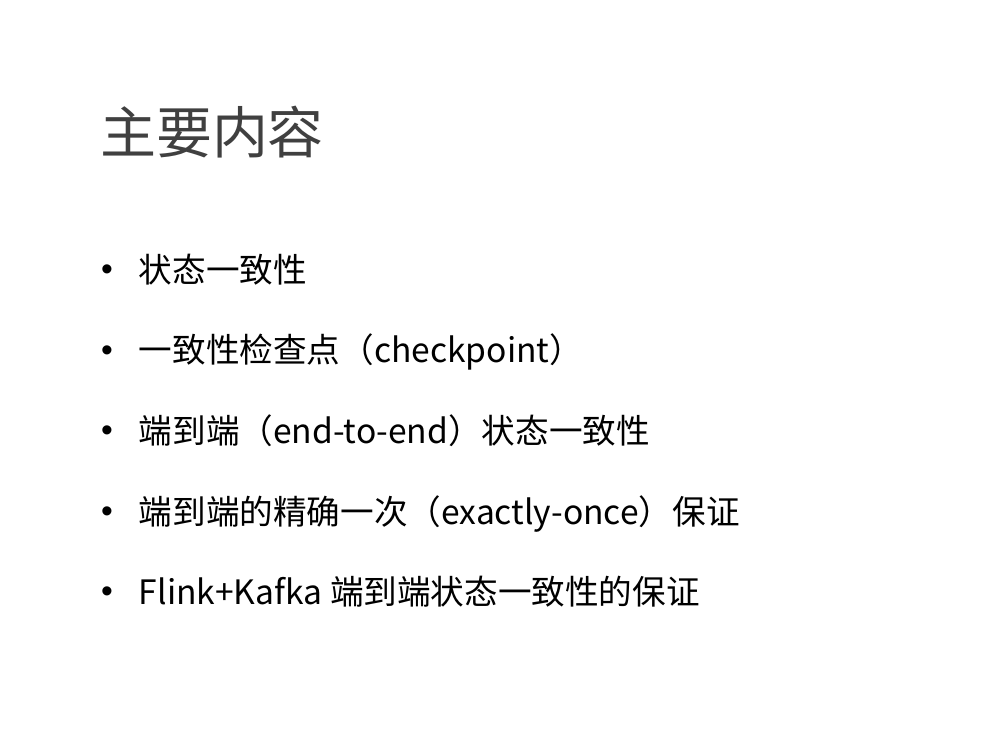
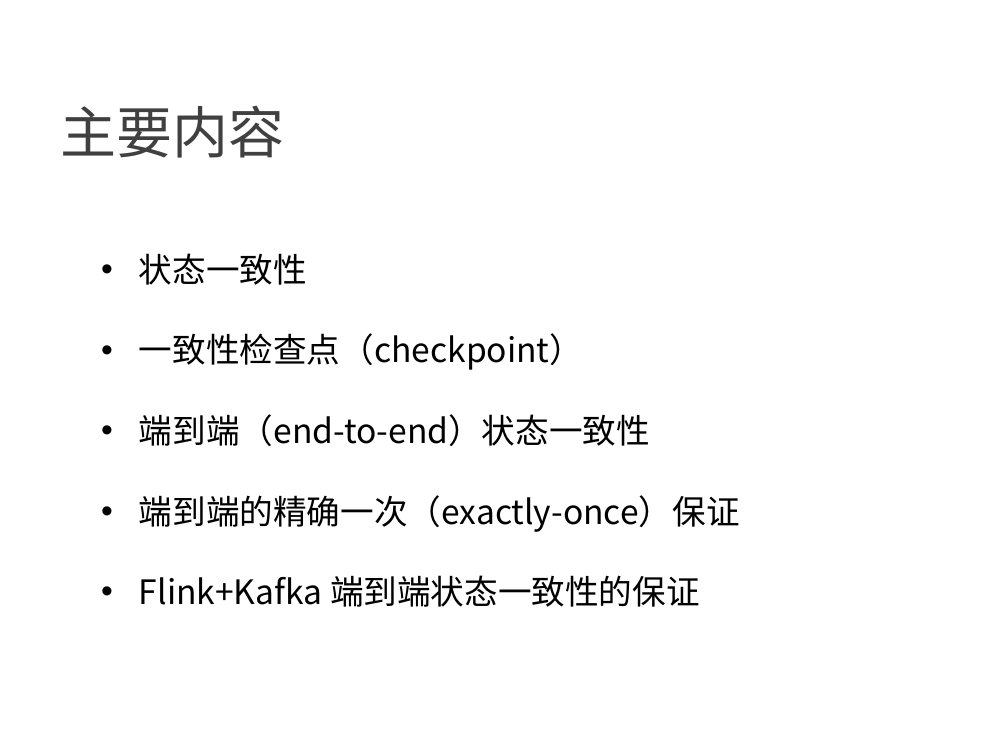
Before and after one commit to confucianzuoyuan/flink-tutorial, a slide deck: slide 2 of slides/7_Flink的状态一致性.pptx. Drawn at 1008x756 pixels with LibreOffice and Linux fonts; fonts in the diff are those of the drawing; background and template pictures are left out. Boxes give left, top, right and bottom in pixels: in the first picture for what was removed or moved away, otherwise in the second. Text is boxed around its words. In the diff, an @@ line names an element or a change of style, - is before the commit and + after.

```diff
--- a/slides/7_Flink的状态一致性.pptx
+++ b/slides/7_Flink的状态一致性.pptx
@@ text "主要内容" at box(60, 105, 284, 158): indent changed @@
```
Also in this commit, not shown: 19 other slides changed, 1 slide added, 12 other files.
